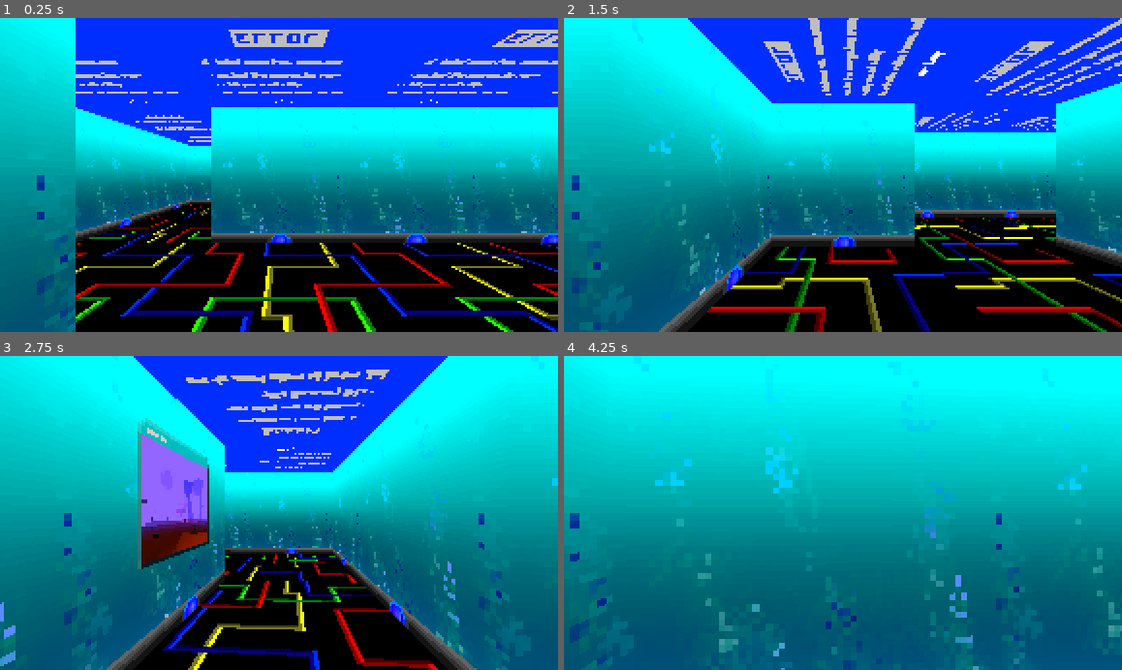
Above: before the commit, frames 1-4 (two rows, left to right).
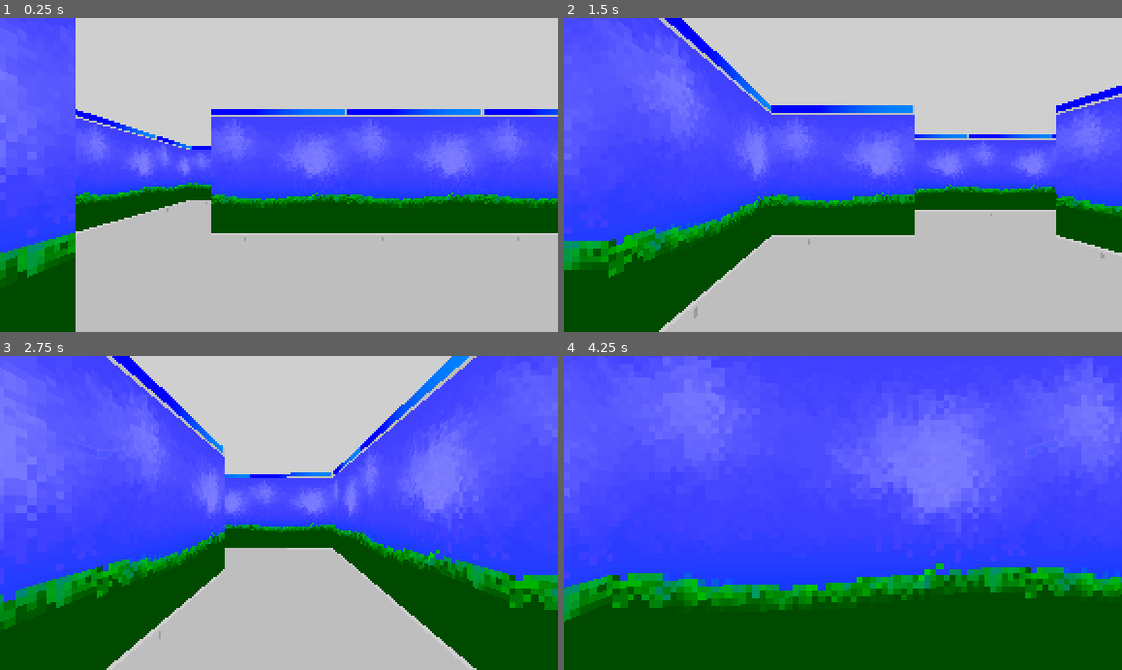
Above: after the commit, the same moments.

Repository: samiser/y2k-crawler
Game: Godot game, scene res://main.tscn
The game is run twice, just before and just after one commit, with the same random seed, the same clock (stepped at 60 frames per second) and the same inputs.
Inputs:
- Up to frame 1 (0.25 s): no input
- Up to frame 2 (1.5 s): tap Enter at 0.5 s; hold D (right) 0.53-1.28 s; hold S (back) from 1.28 s (still down)
- Up to frame 3 (2.75 s): tap Space at 2 s; release S (back) at 2.03 s; hold D (right) from 2.03 s (still down)
- Up to frame 4 (4.25 s): release D (right) at 2.78 s; hold W (forward) 2.78-3.53 s; hold A (left) from 3.53 s (still down)

The runs differ from the first frame. In frame 1, 97% of the frame differs, in the area x 0-100%, y 0-100%; in frame 2, 97%; in frame 3, 98%; in frame 4, 100%.

Commit message:
added floor/ceilings

Diff:
--- a/tile.tscn
+++ b/tile.tscn
@@ -8,21 +8,24 @@
 
 [node name="Floor" parent="." unique_id=780277265 instance=ExtResource("2_vx4y2")]
 transform = Transform3D(-1.5, 6.556708e-08, -6.556708e-08, -6.556708e-08, -6.556708e-08, 1.5, 6.556708e-08, 1.5, 6.556708e-08, 0, 0, 0)
-frame = 3
+frame = 1
 
 [node name="Ceiling" parent="." unique_id=1689369475 instance=ExtResource("2_vx4y2")]
 transform = Transform3D(-1.5, 6.556708e-08, -6.556709e-08, 6.5567086e-08, -6.556707e-08, -1.5, -6.5567086e-08, -1.5, 6.556708e-08, 0, 2, 0)
-frame = 7
+frame = 2
 
 [node name="East" parent="." unique_id=388705204 instance=ExtResource("2_vx4y2")]
 transform = Transform3D(-6.556708e-08, 0, 1.5, 0, 1.5, 0, -1.5, 0, -6.556708e-08, -1, 1, 0)
-frame = 5
+frame = 3
 
 [node name="West" parent="." unique_id=122399070 instance=ExtResource("2_vx4y2")]
 transform = Transform3D(1.9670124e-07, 0, -1.5, 0, 1.5, 0, 1.5, 0, 1.9670124e-07, 1, 1, 0)
+frame = 3
 
 [node name="North" parent="." unique_id=767737625 instance=ExtResource("2_vx4y2")]
 transform = Transform3D(-1.5, 0, -1.3113416e-07, 0, 1.5, 0, 1.3113416e-07, 0, -1.5, 0, 1, 1)
+frame = 3
 
 [node name="South" parent="." unique_id=316850291 instance=ExtResource("2_vx4y2")]
 transform = Transform3D(1.5, 0, 2.6226832e-07, 0, 1.5, 0, -2.6226832e-07, 0, 1.5, 0, 1, -1)
+frame = 3
--- a/wall.tscn
+++ b/wall.tscn
@@ -7,6 +7,6 @@
 pixel_size = 0.02085
 texture_filter = 0
 texture = ExtResource("1_xxgf6")
-hframes = 8
+hframes = 15
 frame = 4
 region_rect = Rect2(0, 0, 64, 64)
Binary file changed: Sprites/ComputerTiles/walls_comp.bmp
Binary file added: Sprites/characters_tilemap.aseprite
Binary file changed: Sprites/tilemap.aseprite
